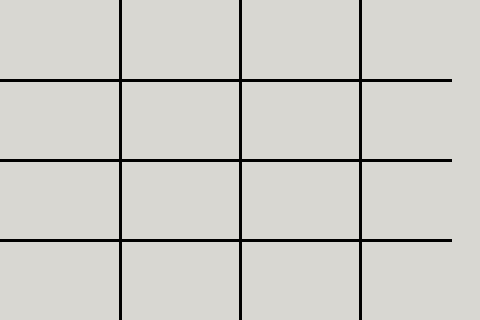
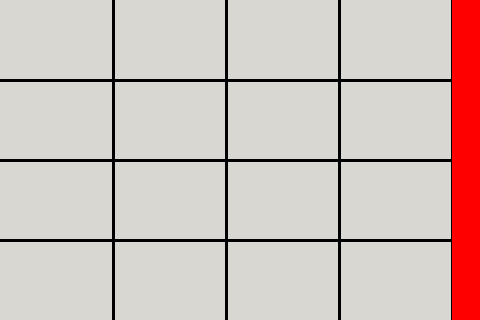
Two versions of the same layered image (480 x 320). Layer-by-layer changes:
added layer "Indicator Icons" above "Background" over 452, 0, 480, 320
painted on "Background" over 112, 0, 454, 320
